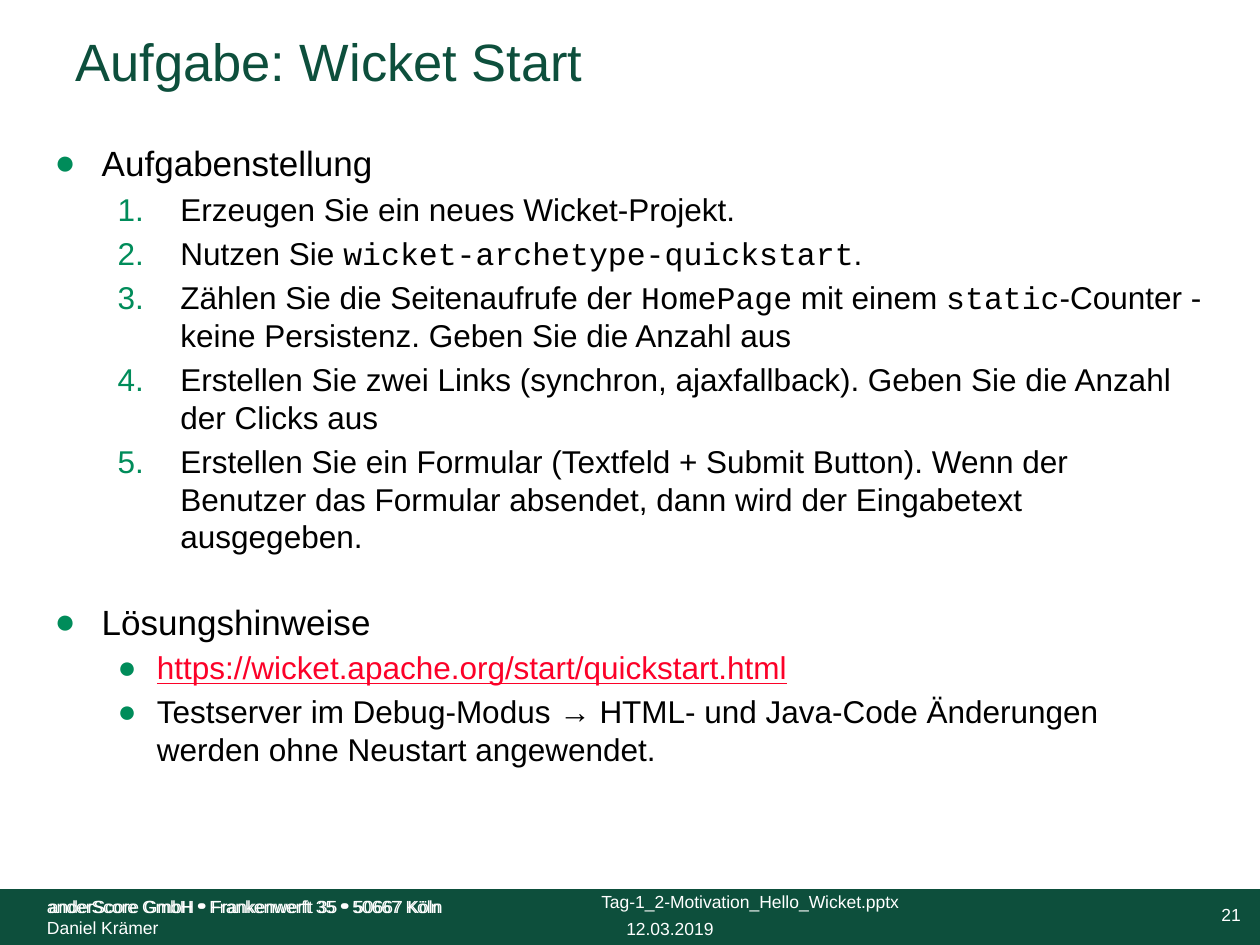
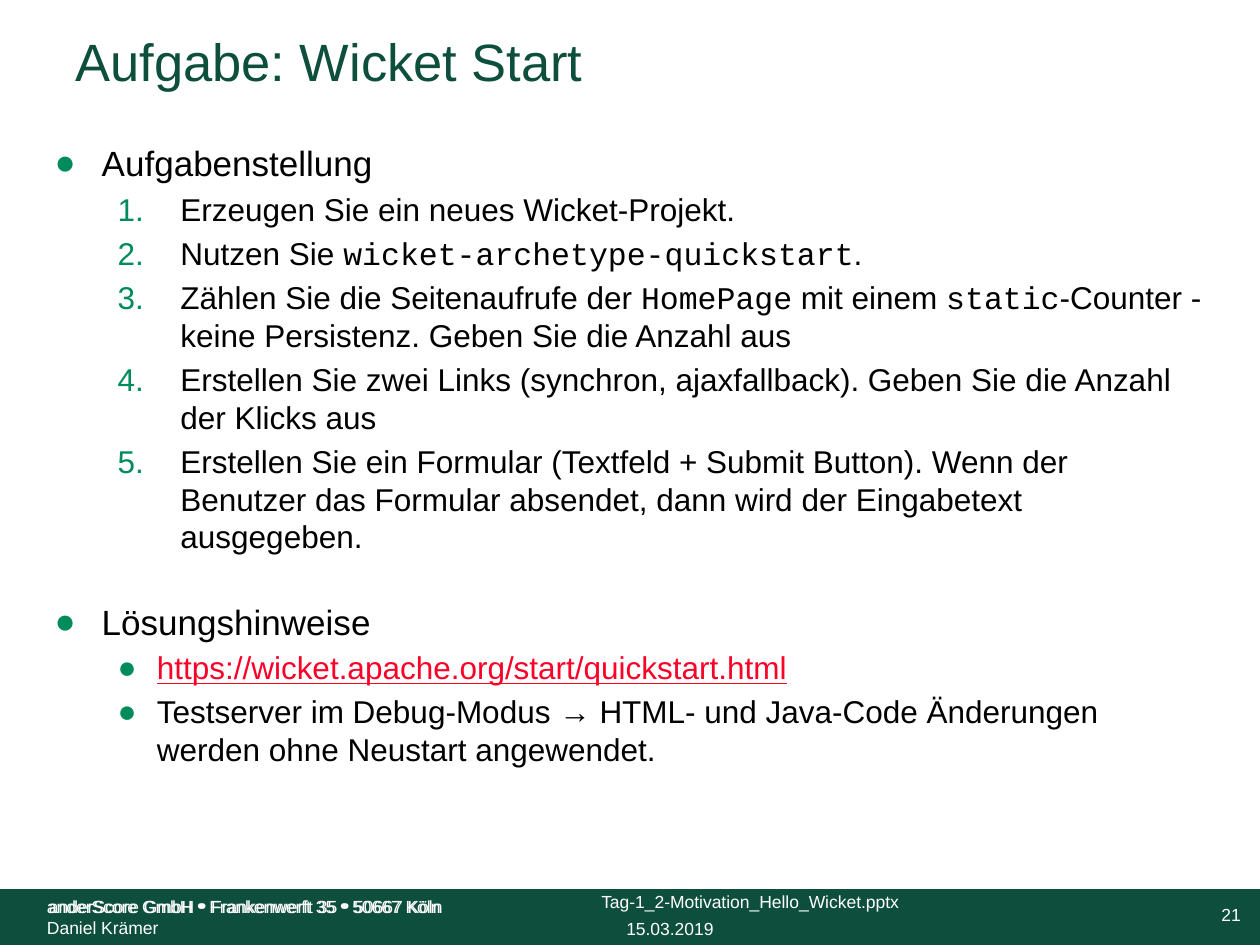
Before and after one commit to anderscore-gmbh/wicket-training, a slide deck: slide 21 of slides/Tag-1_2-Motivation_Hello_Wicket.pptx. Drawn at 1260x945 pixels with LibreOffice and Linux fonts; fonts in the diff are those of the drawing; background and template pictures are left out. Boxes give left, top, right and bottom in pixels: in the first picture for what was removed or moved away, otherwise in the second. Text is boxed around its words. In the diff, an @@ line names an element or a change of style, - is before the commit and + after.

```diff
--- a/slides/Tag-1_2-Motivation_Hello_Wicket.pptx
+++ b/slides/Tag-1_2-Motivation_Hello_Wicket.pptx
@@ text at [180, 368, 1170, 430]: text changed @@
-  4. Erstellen Sie zwei Links (synchron, ajaxfallback). Geben Sie die Anzahl der Clicks aus
+  4. Erstellen Sie zwei Links (synchron, ajaxfallback). Geben Sie die Anzahl der Klicks aus
@@ text at [626, 922, 713, 935]: text changed @@
-12.03.2019
+15.03.2019
```
Also in this commit, not shown: 20 other slides changed, 6 other files.
